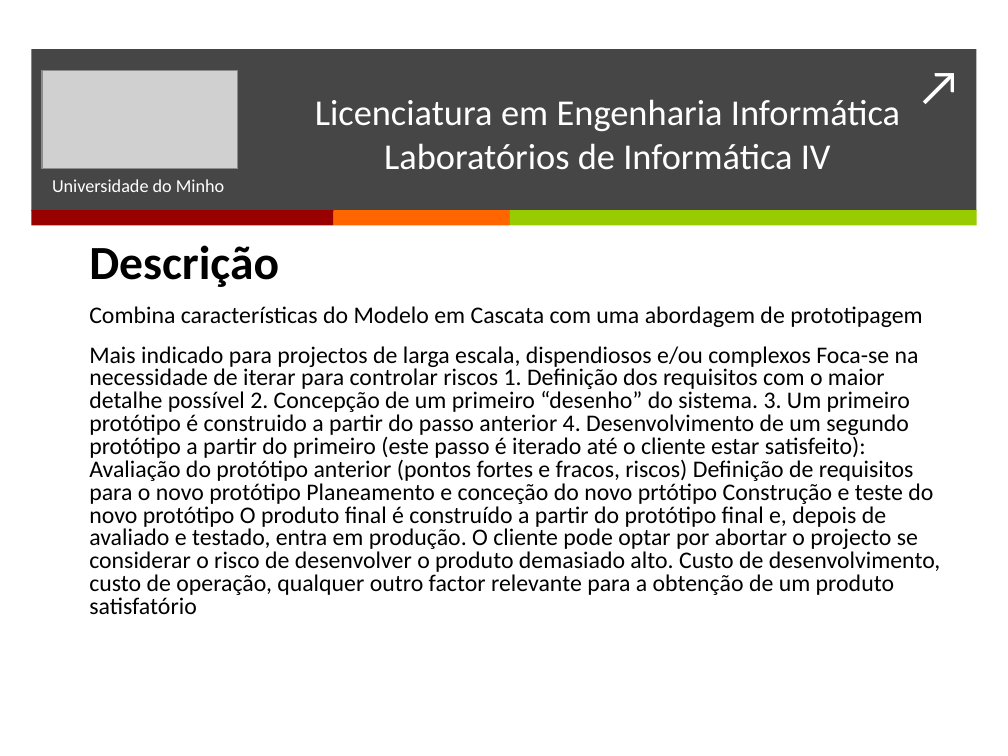
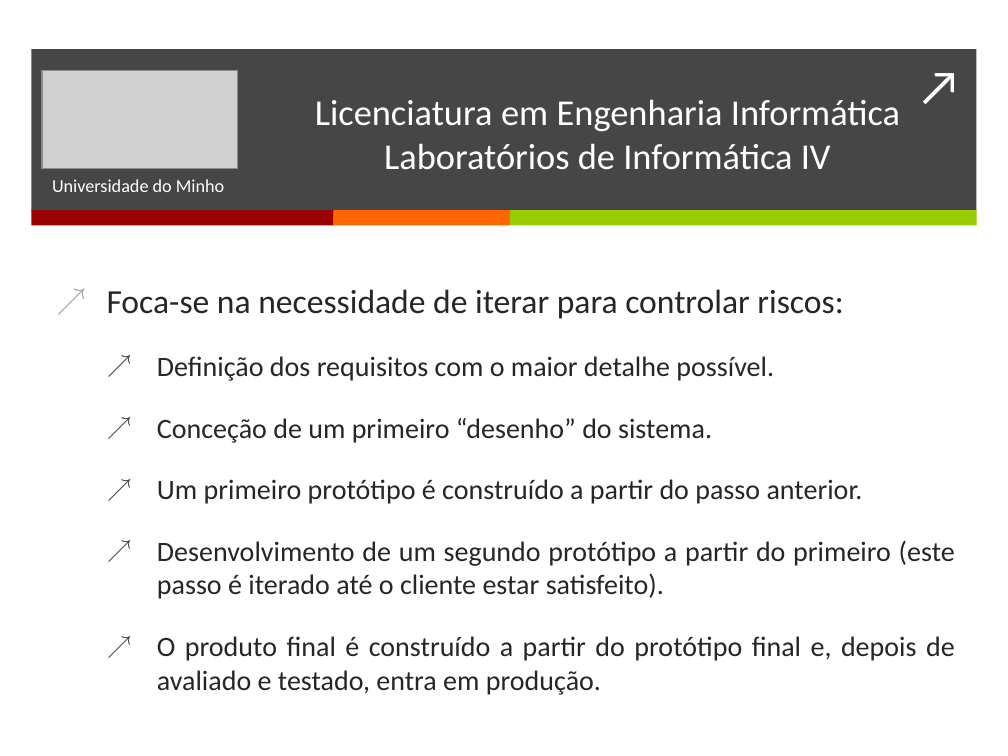
Before and after one commit to BrunoTorres/LI4, a slide deck: slide 6 of Apresentação/Apresentacao.pptx (slide 5 before the commit). Drawn at 1008x756 pixels with LibreOffice and Linux fonts; fonts in the diff are those of the drawing; grey boxes stand for pictures. Boxes give left, top, right and bottom in pixels: in the first picture for what was removed or moved away, otherwise in the second. Text is boxed around its words. In the diff, an @@ line names an element or a change of style, - is before the commit and + after.

```diff
--- a/Apresentação/Apresentacao.pptx
+++ b/Apresentação/Apresentacao.pptx
@@ text at (x1=107, y1=289, x2=955, y2=695): text changed; size 17 to 20 pt; text colour #000000 to #262626 @@
-Descrição
-Combina características do Modelo em Cascata com uma abordagem de prototipagem
-Mais indicado para projectos de larga escala, dispendiosos e/ou complexos Foca-se na necessidade de iterar para controlar riscos 1. Definição dos requisitos com o maior detalhe possível 2. Concepção de um primeiro “desenho” do sistema. 3. Um primeiro protótipo é construido a partir do passo anterior 4. Desenvolvimento de um segundo protótipo a partir do primeiro (este passo é iterado até o cliente estar satisfeito): Avaliação do protótipo anterior (pontos fortes e fracos, riscos) Definição de requisitos para o novo protótipo Planeamento e conceção do novo prtótipo Construção e teste do novo protótipo O produto final é construído a partir do protótipo final e, depois de avaliado e testado, entra em produção. O cliente pode optar por abortar o projecto se considerar o risco de desenvolver o produto demasiado alto. Custo de desenvolvimento, custo de operação, qualquer outro factor relevante para a obtenção de um produto satisfatório
+↗ Foca-se na necessidade de iterar para controlar riscos:
+  ↗ Definição dos requisitos com o maior detalhe possível.
+  ↗ Conceção de um primeiro “desenho” do sistema.
+  ↗ Um primeiro protótipo é construído a partir do passo anterior.
+  ↗ Desenvolvimento de um segundo protótipo a partir do primeiro (este passo é iterado até o cliente estar satisfeito).
+  ↗ O produto final é construído a partir do protótipo final e, depois de avaliado e testado, entra em produção.
```
Also in this commit, not shown: 2 other slides changed, 1 slide added.
